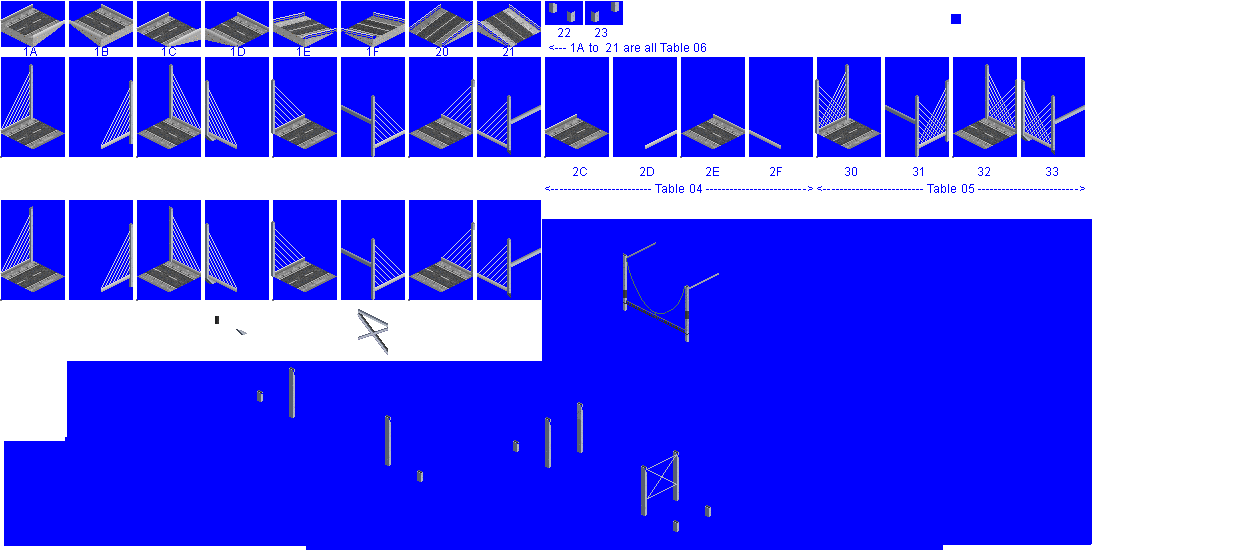
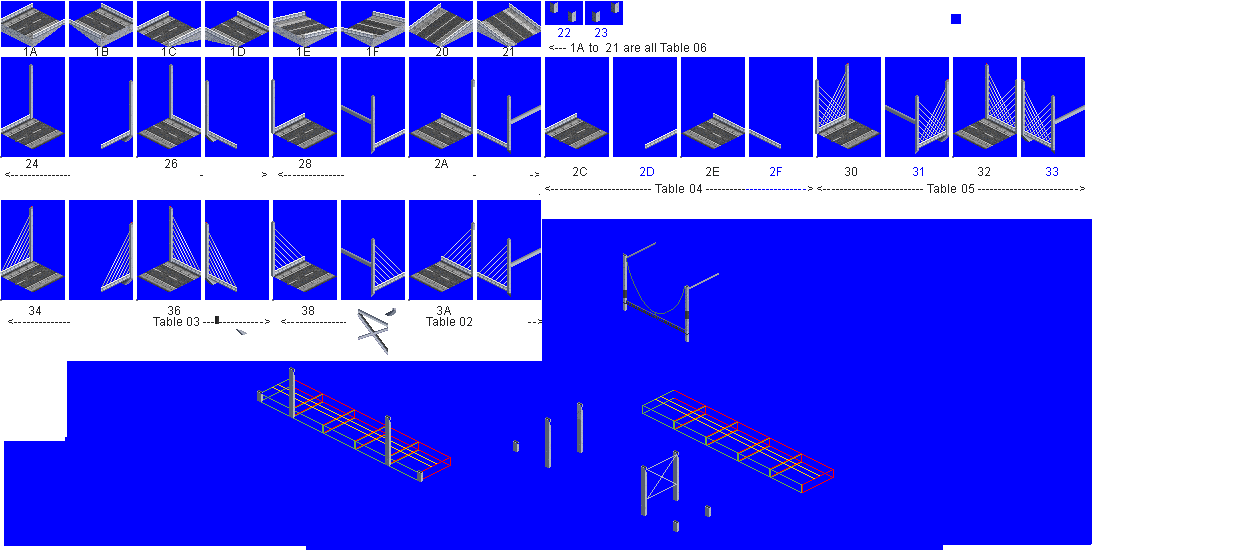
The second 1234 × 550 image is a revision of the first. Changes to its layers:
removed layer "glander" over (x1=0, y1=4, x2=1051, y2=335)
added layer "glander copy #2" above "glander copy #1" over (x1=0, y1=3, x2=1051, y2=335)
hid "Pasted Layer #1" over (x1=1, y1=4, x2=541, y2=47)
added layer "wires copy" above "wires" over (x1=2, y1=72, x2=1051, y2=288)
hid "wires", painted on it over (x1=1, y1=72, x2=1051, y2=289)
hid "Pasted Layer #4" over (x1=1, y1=24, x2=506, y2=47)
painted on "towers" over (x1=31, y1=2, x2=1055, y2=316)
hid "newbase" over (x1=0, y1=8, x2=1017, y2=300)
renamed "Pasted Layer #2" to "new road", showed it, painted on it over (x1=0, y1=2, x2=1085, y2=493)
added layer "Pasted Layer #2" above "Pasted Layer" over (x1=1, y1=3, x2=541, y2=47)
